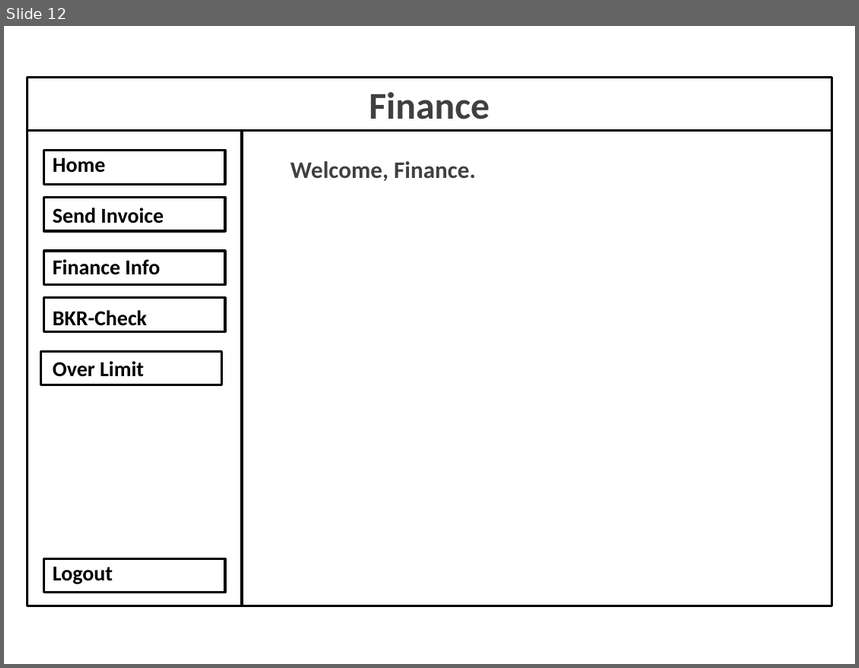
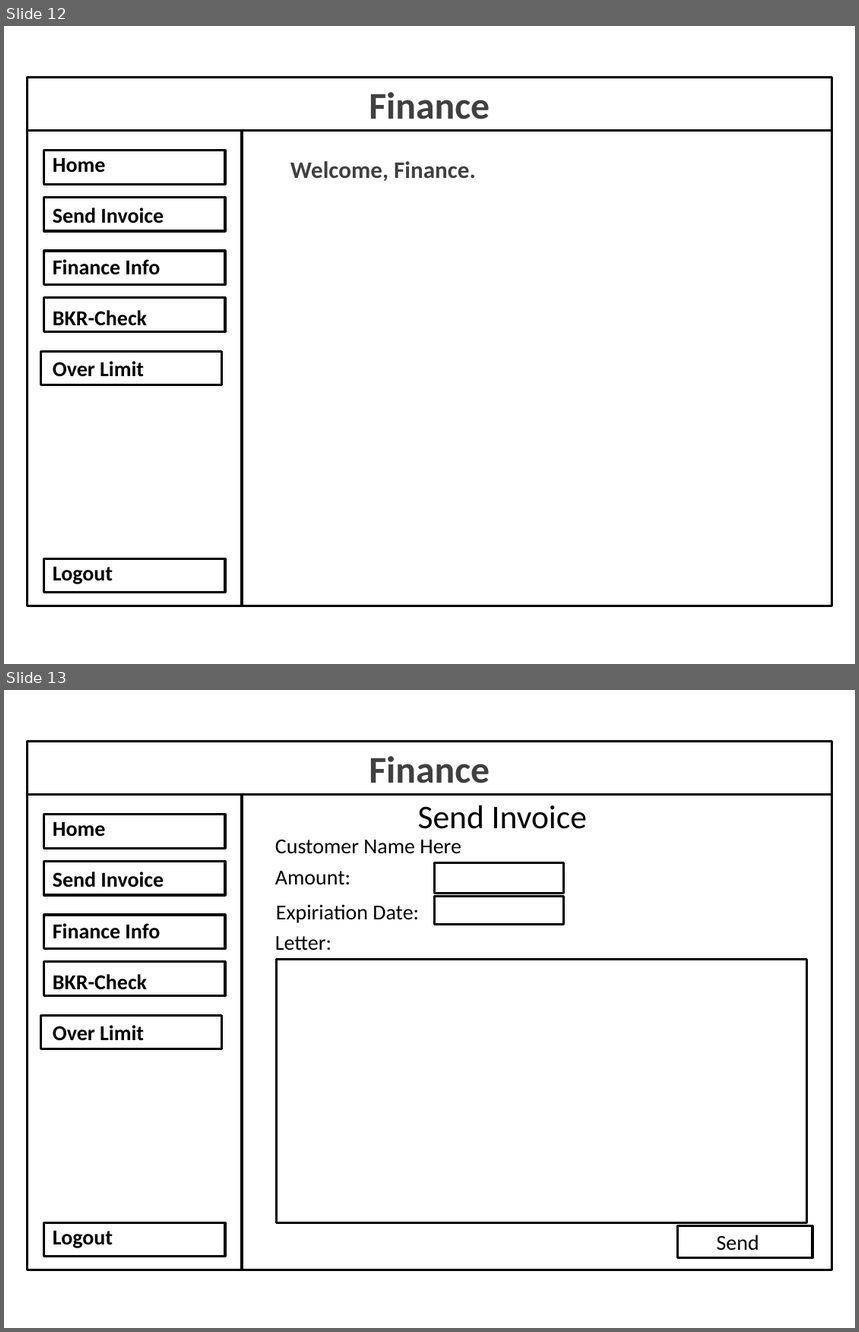
Before and after one commit to Aplicticus/Project_Barroc-IT_Groep6, a slide deck: Docs/Prototype_v0.1/Barroc-IT Prototype.pptx. Shown one above the other, each under a label of ours: slide 12 before the commit, slides 12 and 13 after it. The pictures are 859x668 and 859x1332 pixels, drawn with LibreOffice and Linux fonts; fonts in the diff are those of the drawing. Boxes give left, top, right and bottom in pixels: in the first picture for what was removed or moved away, otherwise in the second. Text is boxed around its words. In the diff, an @@ line names an element or a change of style, - is before the commit and + after.

```diff
--- a/Docs/Prototype_v0.1/Barroc-IT Prototype.pptx
+++ b/Docs/Prototype_v0.1/Barroc-IT Prototype.pptx
@@ slide 13 added at [4,690,855,1328], background #FFFFFF @@
@@ rectangle added at [28,741,832,795], outline #000000 2 pt @@
@@ text added at [369,756,490,783], 32 pt, text #404040, bold @@
+Finance
@@ rectangle added at [28,795,243,1271], outline #000000 2 pt @@
@@ rectangle added at [243,795,832,1271], outline #000000 2 pt @@
@@ rectangle added at [44,815,225,848], outline #000000 2 pt @@
@@ text added at [53,822,164,1249], 18 pt, text #000000, bold @@
+Home
+Send Invoice
+Finance Info
+BKR-Check
+Over Limit
+Logout
@@ text added at [418,805,587,829], 28 pt, text #000000 @@
+Send Invoice
@@ text added at [275,840,462,854], 18 pt, text #000000 @@
+Customer Name Here
@@ rectangle added at [44,861,225,895], outline #000000 2 pt @@
@@ text added at [275,871,351,885], 18 pt, text #000000 @@
+Amount:
@@ rectangle added at [435,863,564,893], outline #000000 2 pt @@
@@ rectangle added at [44,915,225,948], outline #000000 2 pt @@
@@ text added at [276,904,419,923], 18 pt, text #000000 @@
+Expiriation Date:
@@ rectangle added at [435,897,564,925], outline #000000 2 pt @@
@@ text added at [275,936,332,951], 18 pt, text #000000 @@
+Letter:
@@ rectangle added at [44,961,225,996], outline #000000 2 pt @@
@@ rectangle added at [276,960,807,1223], outline #000000 2 pt @@
@@ rectangle added at [40,1015,222,1049], outline #000000 2 pt @@
@@ rectangle added at [44,1223,225,1257], outline #000000 2 pt @@
@@ rectangle added at [677,1227,813,1258], outline #000000 2 pt @@
@@ text added at [717,1235,759,1251], 18 pt, text #000000 @@
+Send
```
Also in this commit, not shown: 5 slides changed, 1 other slide added.
